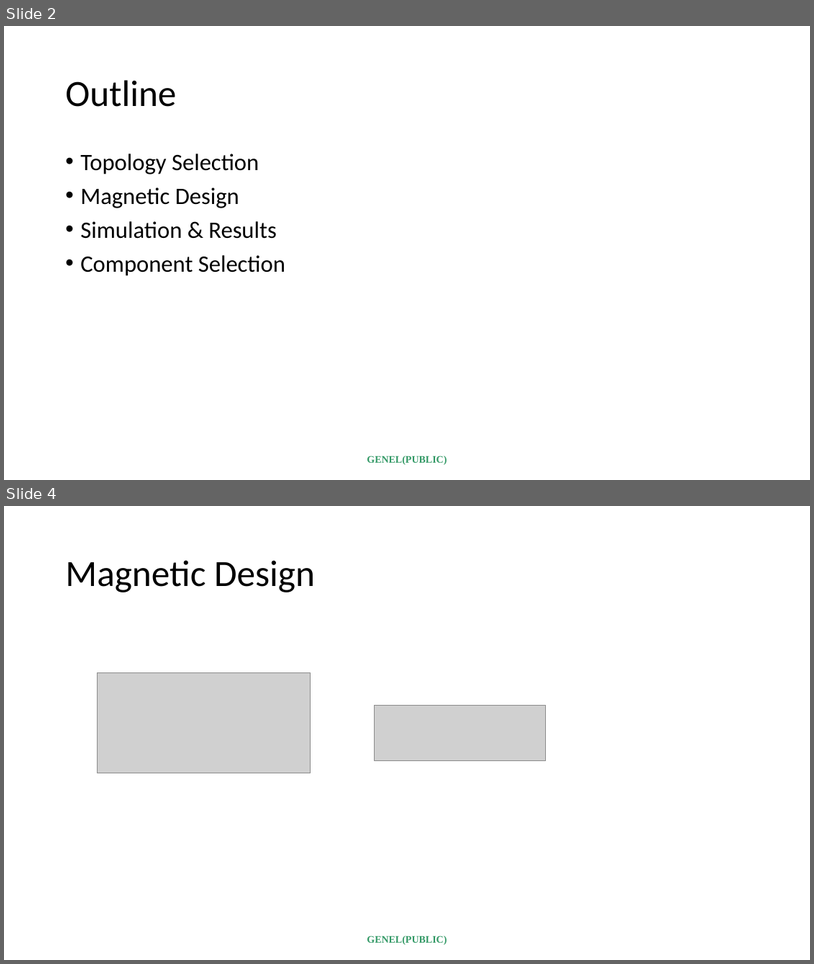
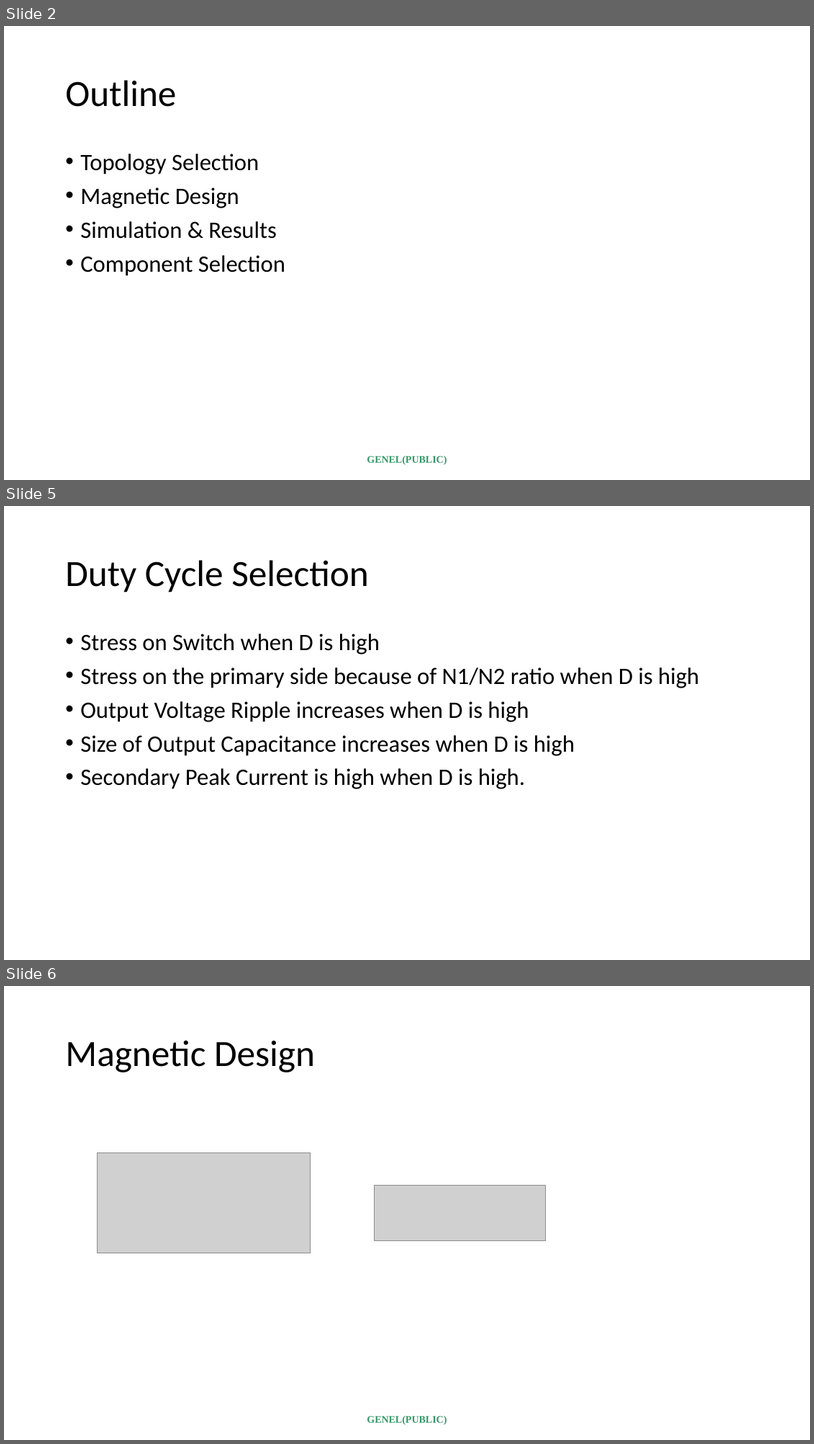
Before and after one commit to ahmetcan-akuz/Optimus-Primary-Winding, a slide deck: Presentation/Feedback_Presentation.pptx. Shown one above the other, each under a label of ours: slides 2 and 4 before the commit, slides 2, 5 and 6 after it; the slides between them are not shown. The pictures are 814x964 and 814x1444 pixels, drawn with LibreOffice and Linux fonts; fonts in the diff are those of the drawing; grey boxes stand for pictures. Boxes give left, top, right and bottom in pixels: in the first picture for what was removed or moved away, otherwise in the second. Text is boxed around its words. In the diff, an @@ line names an element or a change of style, - is before the commit and + after.

```diff
--- a/Presentation/Feedback_Presentation.pptx
+++ b/Presentation/Feedback_Presentation.pptx
@@ slide 5 added at (4, 506, 810, 960), background #FFFFFF @@
@@ title added at (65, 560, 369, 592), 44 pt, text #000000 @@
+Duty Cycle Selection
@@ text added at (80, 633, 700, 789), 28 pt, text #000000 @@
+• Stress on Switch when D is high
+• Stress on the primary side because of N1/N2 ratio when D is high
+• Output Voltage Ripple increases when D is high
+• Size of Output Capacitance increases when D is high
+• Secondary Peak Current is high when D is high.
@@ what was slide 4 is now slide 6 @@
```
Also in this commit, not shown: 2 slides changed, 1 other slide added.
